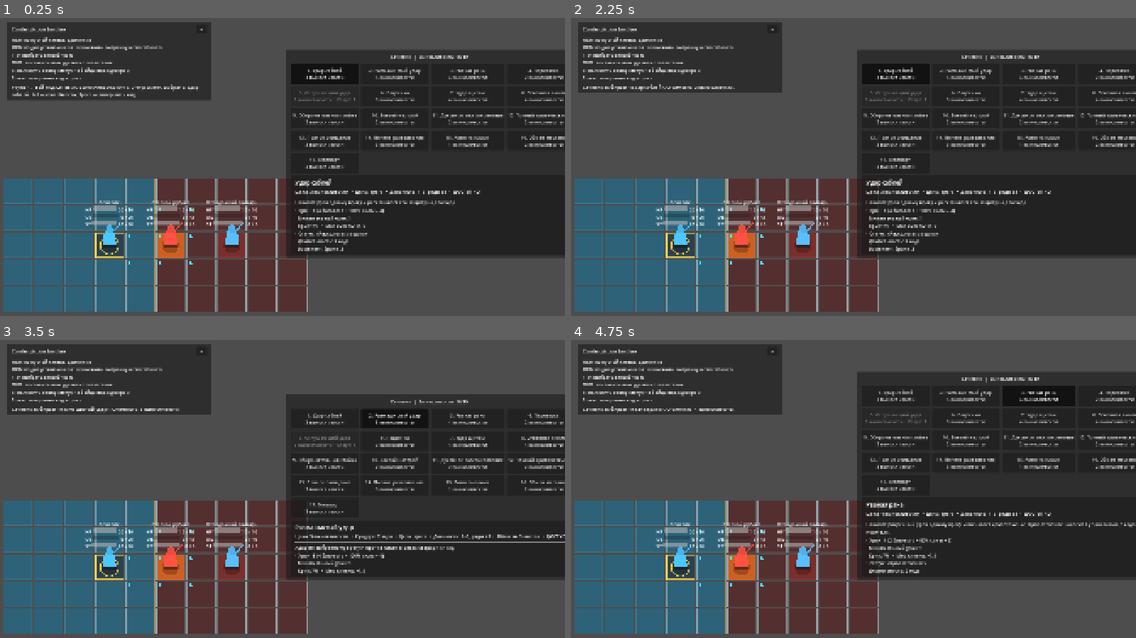
Above: before the commit, frames 1-4 (two rows, left to right).
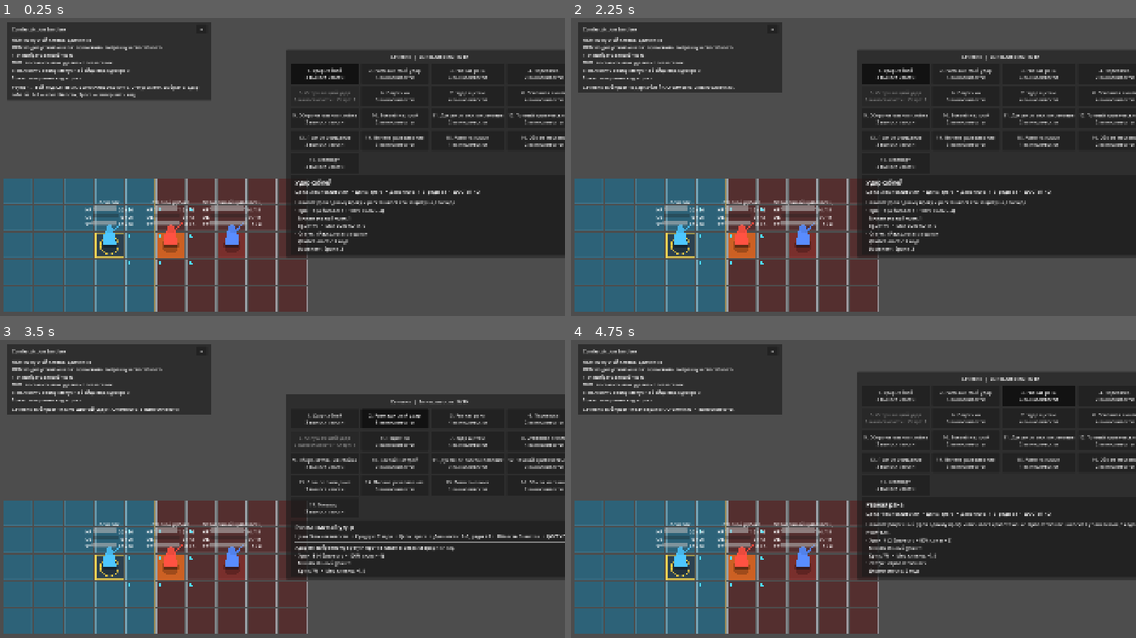
Above: after the commit, the same moments.

Repository: DanilNikolin/kleynod-steppe-frontier
Game: Godot game, scene res://scenes/debug/battle_grid_sandbox.tscn
The game is run twice, just before and just after one commit, with the same random seed, the same clock (stepped at 60 frames per second) and the same inputs. The project has no main scene, so this scene is started directly.
Inputs:
- Up to frame 1 (0.25 s): no input
- Up to frame 2 (2.25 s): click "−" at 0.5 s; click "+" at 1.25 s; click "1. Удар саблей 3 выносливости" at 2 s
- Up to frame 3 (3.5 s): click "2. Размашистый удар 5 выносли…" at 2.75 s
- Up to frame 4 (4.75 s): click "1. Удар саблей 3 выносливости" at 3.5 s; click "3. Рваная рана 4 выносливости" at 4.25 s

The runs differ from the first frame. In frame 1, 0.4% of the frame differs, in the area x 35-47%, y 60-77%; in frame 2, 0.4%; in frame 3, 0.4%; in frame 4, 0.4%.

Commit message:
test(debug): validate utility AI guard scoring

Diff:
--- a/content/abilities/debug/debug_guard_stance.tres
+++ b/content/abilities/debug/debug_guard_stance.tres
@@ -12,9 +12,9 @@
 
 [sub_resource type="Resource" id="Resource_guard_stance_targeting"]
 script = ExtResource("2_targeting")
-aim_relation_mask = 1
-aim_offsets = Array[Vector2i]([Vector2i(0, 0)])
-affected_relation_mask = 1
+aim_relation_mask = 3
+aim_offsets = Array[Vector2i]([Vector2i(0, 0), Vector2i(1, 0), Vector2i(2, 0), Vector2i(-1, 0), Vector2i(-2, 0), Vector2i(0, 1), Vector2i(0, 2), Vector2i(0, -1), Vector2i(0, -2), Vector2i(1, 1), Vector2i(1, -1), Vector2i(-1, 1), Vector2i(-1, -1), Vector2i(2, 1), Vector2i(2, -1), Vector2i(-2, 1), Vector2i(-2, -1)])
+affected_relation_mask = 3
 
 [resource]
 script = ExtResource("1_ability")
--- /dev/null
+++ b/content/combatants/debug/debug_steppe_guarder.tres
@@ -0,0 +1,22 @@
+[gd_resource type="Resource" script_class="CombatantDefinition" format=3]
+
+[ext_resource type="Script" uid="uid://djbs8im0vo51" path="res://core/battle/combatants/combatant_definition.gd" id="1_definition"]
+[ext_resource type="PackedScene" uid="uid://frc3c1tiqsau" path="res://presentation/battle/combatants/placeholder_combatant_visual.tscn" id="2_visual"]
+[ext_resource type="Resource" path="res://content/loadouts/debug/debug_steppe_guarder_loadout.tres" id="3_loadout"]
+
+[resource]
+script = ExtResource("1_definition")
+definition_id = &"combatant_debug_steppe_guarder"
+display_name = "Отладочный щитоносец"
+description = "Временный саппорт для проверки Utility AI guard scoring."
+default_loadout = ExtResource("3_loadout")
+base_strength = 1
+base_agility = 1
+base_spirit = 1
+max_health = 14
+base_armor = 1
+max_stamina = 6
+stamina_regeneration = 3
+base_initiative = 2
+visual_scene = ExtResource("2_visual")
+visual_tint = Color(0.35, 0.55, 1, 1)
--- a/content/encounters/debug/debug_skirmish_2v2.tres
+++ b/content/encounters/debug/debug_skirmish_2v2.tres
@@ -4,10 +4,8 @@
 [ext_resource type="Script" uid="uid://blbixnlpyjeaf" path="res://core/battle/encounters/combatant_spawn_definition.gd" id="2_spawn"]
 [ext_resource type="Resource" uid="uid://b3fmtemw5g732" path="res://scenes/debug_sechevik.tres" id="3_player"]
 [ext_resource type="Resource" uid="uid://b4a26r5s863rx" path="res://content/combatants/debug/debug_steppe_raider.tres" id="4_enemy"]
-[ext_resource type="Script" uid="uid://cv0u875s12ql" path="res://core/battle/encounters/battle_reinforcement_wave_definition.gd" id="4_wave"]
-[ext_resource type="Resource" path="res://content/combatants/debug/debug_steppe_healer.tres" id="5_healer"]
+[ext_resource type="Resource" path="res://content/combatants/debug/debug_steppe_guarder.tres" id="5_guarder"]
 [ext_resource type="Script" uid="uid://2apyueuevyjk" path="res://core/battle/sides/battle_side_rules.gd" id="6_side_rules"]
-[ext_resource type="Script" uid="uid://cmu30nbvdwynk" path="res://core/battle/encounters/battle_surface_spawn_definition.gd" id="9_surface_spawn"]
 
 [sub_resource type="Resource" id="Resource_player_1"]
 script = ExtResource("2_spawn")
@@ -16,17 +14,17 @@
 team_id = &"team_player"
 coordinate = Vector2i(3, 2)
 
-[sub_resource type="Resource" id="Resource_enemy_wounded_candidate"]
+[sub_resource type="Resource" id="Resource_enemy_guard_target"]
 script = ExtResource("2_spawn")
-instance_id = &"enemy_wounded_candidate"
+instance_id = &"enemy_guard_target"
 combatant_definition = ExtResource("4_enemy")
 team_id = &"team_enemy"
 coordinate = Vector2i(5, 2)
 
-[sub_resource type="Resource" id="Resource_enemy_healer"]
+[sub_resource type="Resource" id="Resource_enemy_guarder"]
 script = ExtResource("2_spawn")
-instance_id = &"enemy_healer"
-combatant_definition = ExtResource("5_healer")
+instance_id = &"enemy_guarder"
+combatant_definition = ExtResource("5_guarder")
 team_id = &"team_enemy"
 coordinate = Vector2i(7, 2)
 
@@ -36,7 +34,7 @@
 [resource]
 script = ExtResource("1_encounter")
 encounter_id = &"debug_skirmish_2v2"
-display_name = "Отладка Utility AI heal"
-description = "Проверка heal scoring: игрок ранит рубаку, знахарь должен выбрать лечение союзника."
+display_name = "Отладка Utility AI guard"
+description = "Проверка guard scoring: щитоносец должен дать оборону союзнику или себе."
 side_rules = SubResource("Resource_side_rules")
-combatant_spawns = Array[ExtResource("2_spawn")]([SubResource("Resource_player_1"), SubResource("Resource_enemy_wounded_candidate"), SubResource("Resource_enemy_healer")])
+combatant_spawns = Array[ExtResource("2_spawn")]([SubResource("Resource_player_1"), SubResource("Resource_enemy_guard_target"), SubResource("Resource_enemy_guarder")])
--- /dev/null
+++ b/content/loadouts/debug/debug_steppe_guarder_loadout.tres
@@ -0,0 +1,12 @@
+[gd_resource type="Resource" script_class="CombatantLoadoutDefinition" format=3]
+
+[ext_resource type="Script" uid="uid://bis4duqvyinf4" path="res://core/battle/loadouts/combatant_loadout_definition.gd" id="1_loadout"]
+[ext_resource type="Script" uid="uid://dkivlbn8e06qo" path="res://core/battle/abilities/ability_definition.gd" id="2_ability"]
+[ext_resource type="Resource" uid="uid://tv50qeyb1d5t" path="res://content/abilities/debug/debug_guard_stance.tres" id="3_guard"]
+
+[resource]
+script = ExtResource("1_loadout")
+loadout_id = &"loadout_debug_steppe_guarder"
+display_name = "Отладочный щитоносец"
+default_ability_id = &"ability_guard_stance"
+abilities = Array[ExtResource("2_ability")]([ExtResource("3_guard")])
Not shown, changed: godot_focused_context.py
